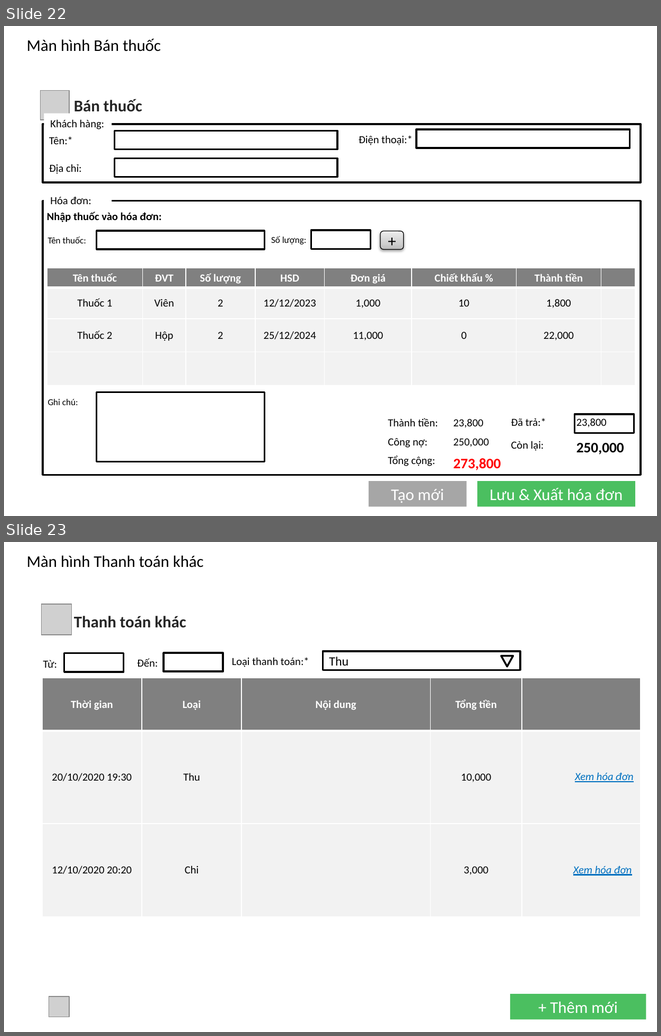
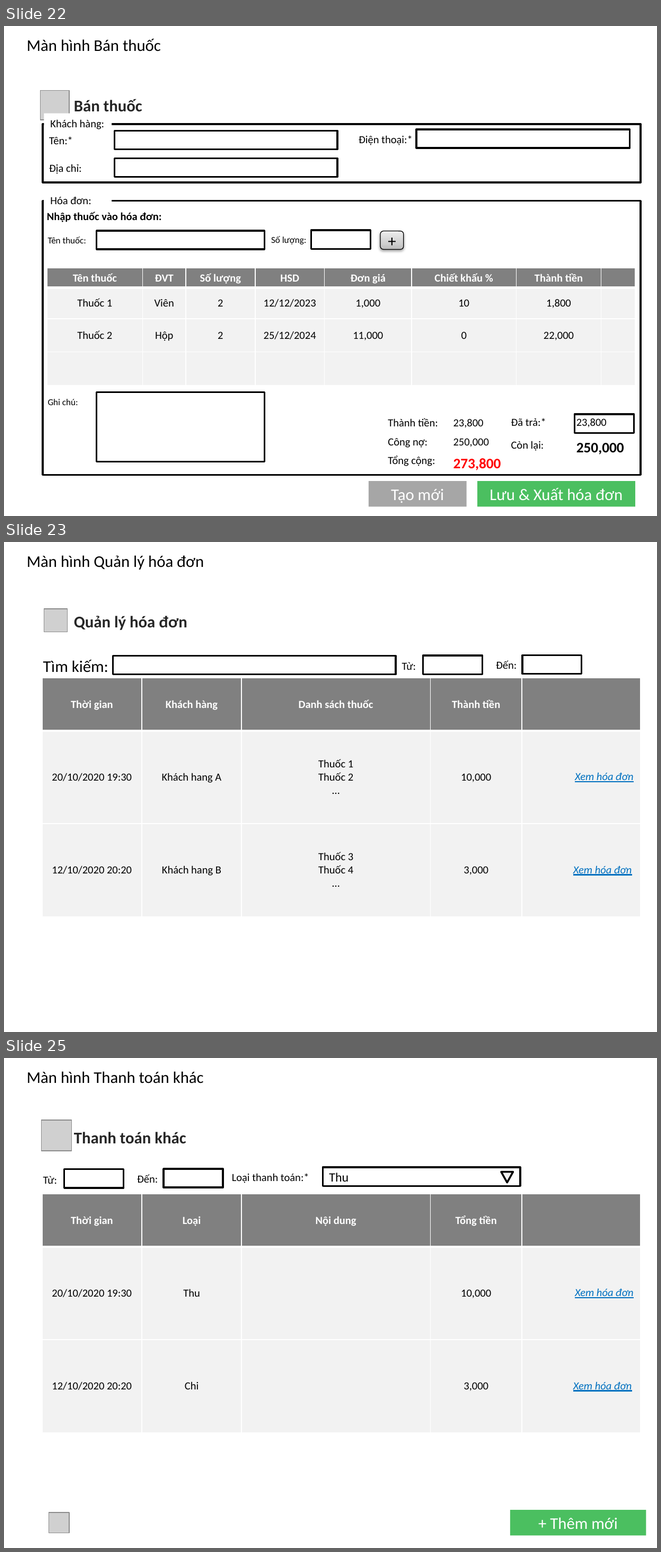
Before and after one commit to TrdHuy/Pharmacy, a slide deck: Pharmacy/UXUI/PagesUI.pptx. Shown one above the other, each under a label of ours: slides 22 and 23 before the commit, slides 22, 23 and 25 after it; the slides between them are not shown. The pictures are 661x1036 and 661x1552 pixels, drawn with LibreOffice and Linux fonts; fonts in the diff are those of the drawing; grey boxes stand for pictures; background and template pictures are left out. Boxes give left, top, right and bottom in pixels: in the first picture for what was removed or moved away, otherwise in the second. Text is boxed around its words. In the diff, an @@ line names an element or a change of style, - is before the commit and + after.

```diff
--- a/Pharmacy/UXUI/PagesUI.pptx
+++ b/Pharmacy/UXUI/PagesUI.pptx
@@ slide 23 added at [4,542,657,1032], background picture (left out) @@
@@ text added at [27,555,204,570], 18 pt, text #000000 @@
+Màn hình Quản lý hóa đơn
@@ picture added at [44,609,68,632] @@
@@ text added at [74,616,187,630], 18 pt, text #262626, bold @@
+Quản lý hóa đơn
@@ text added at [43,660,108,672], 18 pt, text #000000 @@
+Tìm kiếm:
@@ rectangle added at [113,655,396,674], fill #FFFFFF, outline #000000 2 pt @@
@@ text added at [402,662,416,670], 12 pt, text #000000 @@
+Từ:
@@ rectangle added at [423,655,483,674], fill #FFFFFF, outline #000000 2 pt @@
@@ text added at [496,660,517,669], 12 pt, text #000000 @@
+Đến:
@@ rectangle added at [522,655,582,674], fill #FFFFFF, outline #000000 2 pt @@
@@ table added at [42,678,641,916], 3 rows, 5 columns @@
+Thời gian | Khách hàng | Danh sách thuốc | Thành tiền | 
+20/10/2020 19:30 | Khách hang A | Thuốc 1 Thuốc 2 … | 10,000 | 
+12/10/2020 20:20 | Khách hang B | Thuốc 3 / Thuốc 4 … | 3,000 | 
@@ text added at [575,772,633,782], 12 pt, text #0070C0, italic, underline @@
+Xem hóa đơn
@@ text added at [573,865,632,875], 12 pt, text #0070C0, italic, underline @@
+Xem hóa đơn
@@ what was slide 23 is now slide 25 @@
```
Also in this commit, not shown: 9 slides changed, 1 other slide added, 1 other file.
